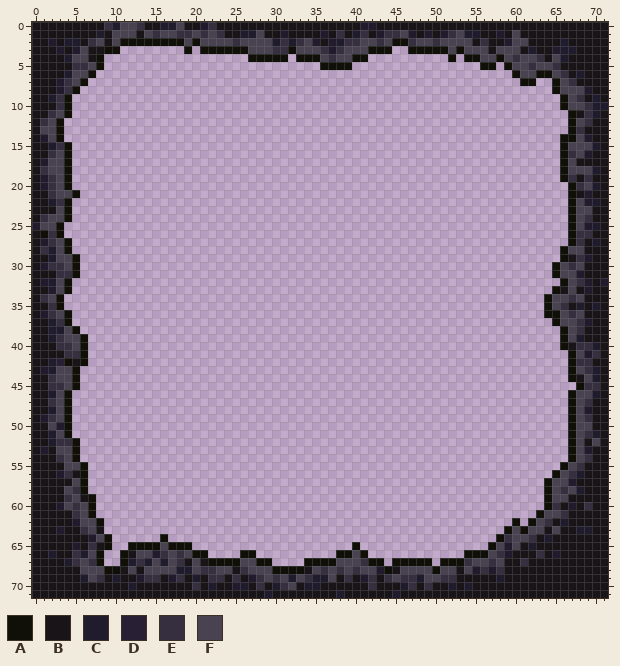
Edited in one commit: pixel-art file (sprites/aseprite/border.aseprite). Above is the file before it was changed.
72x72 pixels, 1 frame.
Visible layers, top first: "bottom", "bottom_left", "bottom_right", "right", "top_right", "top", "top_left", "left".
Palette (. is transparent): A #101008  B #181418  C #201c2e  D #281f34  E #362f40  F #484251
Pixels before (only the part around the change), first column x 0:
 0 BBBBBBBBBECFFEBBCCFBBCEBBBBBBBBBBBB
 1 BBBBBBBBCBFFFBFEFFEEFEFEBBCCFBBCBBB
 2 BBCBCCBEFBFAAAAAAAAFAFFFFEFFFFCECEF
 3 BBBCBCFBBAA........A.AAAAAAFFFEEAFF
 4 BBBBCFFBA..................AAAAA.AA
 5 BBBBBEEFA..........................
 6 BBBBCFFA...........................
 7 BBBCEFA............................
 8 BBBCEA.............................
 9 BBCEA..............................
10 BBBEA..............................
11 BBEFA..............................
12 BEFA...............................
13 BFFA...............................
14 BCFA...............................
15 BBCEA..............................
16 BBEFA..............................
17 BCFFA..............................
18 BEFFA..............................
19 BCEFA..............................
20 BCEFA..............................
21 BBEFFA.............................
22 BBCEA..............................
23 BBBFA..............................
24 BEFFA..............................
25 CFFA...............................
26 BAEA...............................
27 BCEFA..............................
28 BECFA..............................
29 BBCFFA.............................
30 BCEEFA.............................
31 BBBEEA.............................
32 BCCFA..............................
After the commit:
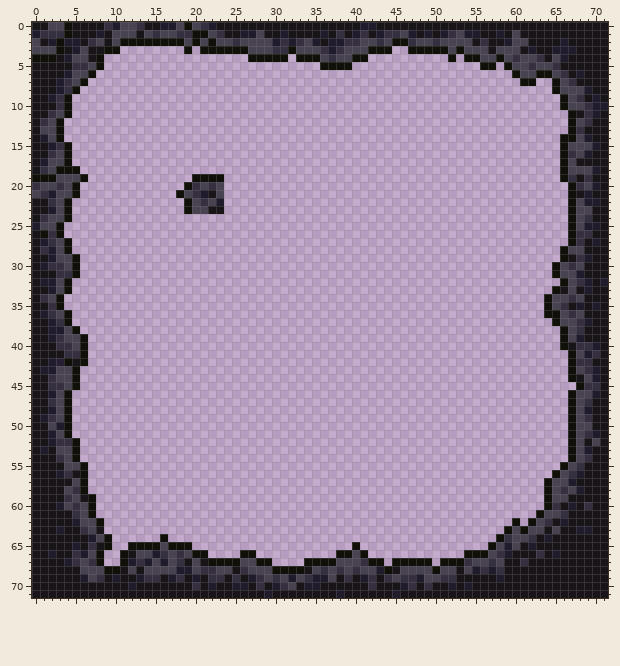
Changes in this commit:
{"change": "layer \"convex_top_left\" added"}
{"change": "layer \"convex_top_right\" added"}
{"change": "layer \"convex_bottom_left\" added"}
{"change": "layer \"convex_bottom_right\" added"}
{"y":0,"x":2,"old":"BBB","new":"FFA"}
{"y":0,"x":19,"old":"BBCE","new":"AFEC"}
{"y":1,"x":0,"old":"BBBBB","new":"CEEEA"}
{"y":1,"x":20,"old":"FE","new":"AA"}
{"y":2,"x":0,"old":"B","new":"F"}
{"y":2,"x":3,"old":"B","new":"A"}
{"y":2,"x":22,"old":"F","new":"A"}
{"y":3,"x":0,"old":"BBBC","new":"FFFA"}
{"y":4,"x":0,"old":"BBB","new":"AAA"}
{"y":18,"x":3,"old":"F","new":"A"}
{"y":18,"x":5,"old":".","new":"A"}
{"y":19,"x":0,"old":"BCE","new":"AAA"}
{"y":19,"x":4,"old":"A..","new":"FFA"}
{"y":19,"x":20,"old":"....","new":"AAAA"}
{"y":20,"x":0,"old":"BCEFA.","new":"EFFEFA"}
{"y":20,"x":19,"old":".....","new":"AEFEF"}
{"y":21,"x":0,"old":"BBE","new":"FEC"}
{"y":21,"x":18,"old":"......","new":"AFECBF"}
{"y":22,"x":2,"old":"CE","new":"EF"}
{"y":22,"x":19,"old":".....","new":"AFEFC"}
{"y":23,"x":2,"old":"B","new":"C"}
{"y":23,"x":19,"old":".....","new":"AFFBB"}
{"label":"changed","picture_box":[32,22,72,62]}
{"label":"changed","picture_box":[184,22,216,46]}
{"label":"changed","picture_box":[32,166,88,214]}
{"label":"added","picture_box":[176,174,224,214]}
